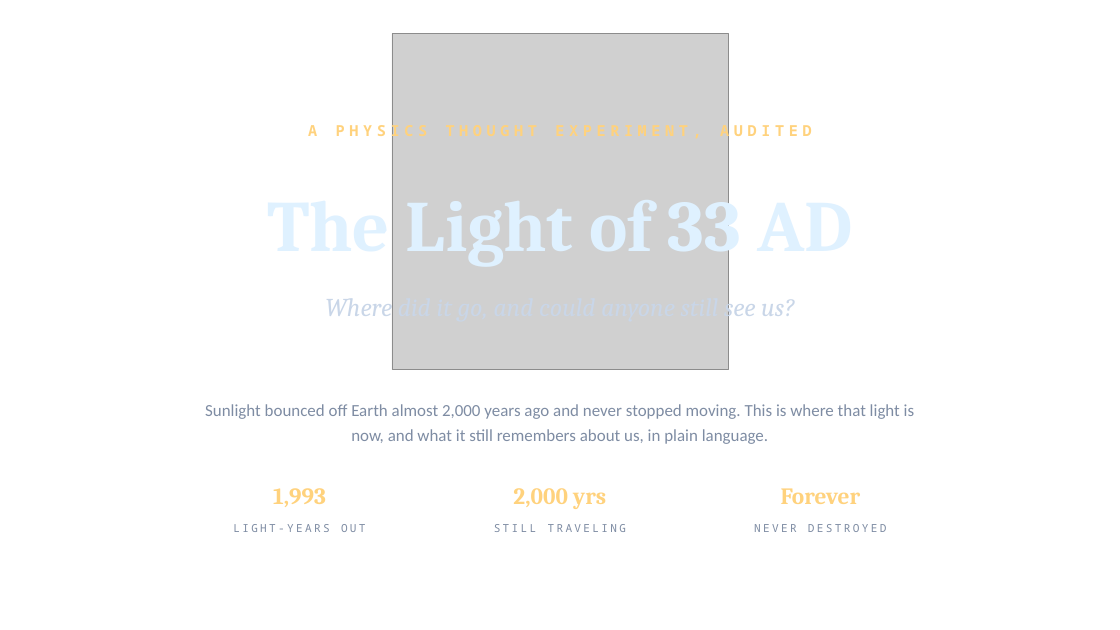
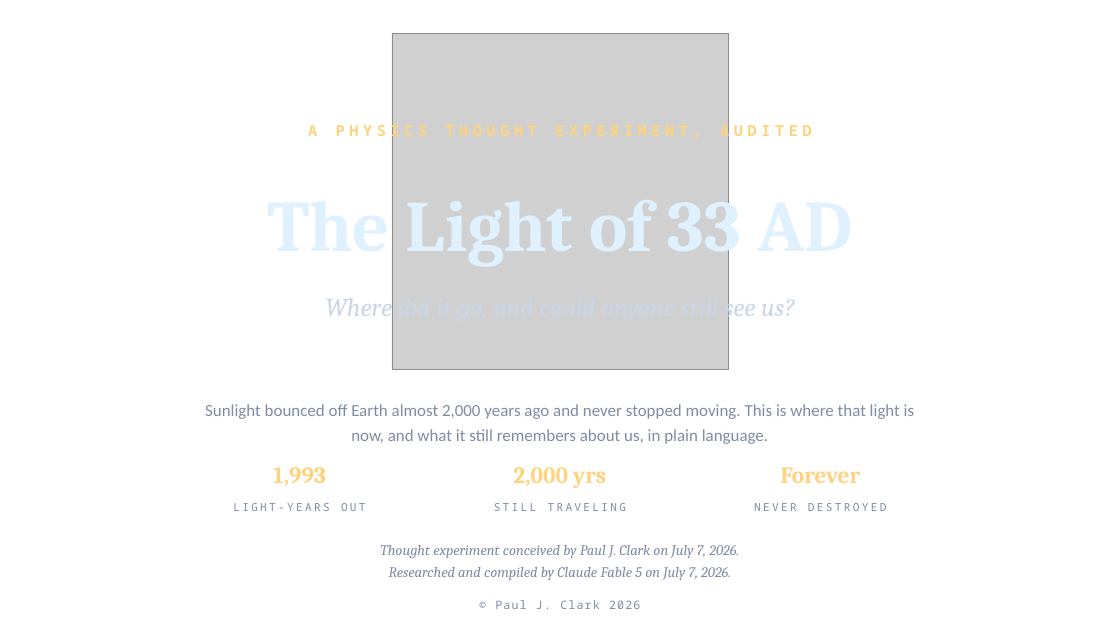
Before and after one commit to clicketyclacketysounds/light-of-33ad, a slide deck: slide 1 of The-Light-of-33-AD.pptx. Drawn at 1120x630 pixels with LibreOffice and Linux fonts; fonts in the diff are those of the drawing; grey boxes stand for pictures; background and template pictures are left out. Boxes give left, top, right and bottom in pixels: in the first picture for what was removed or moved away, otherwise in the second. Text is boxed around its words. In the diff, an @@ line names an element or a change of style, - is before the commit and + after.

```diff
--- a/The-Light-of-33-AD.pptx
+++ b/The-Light-of-33-AD.pptx
@@ 3 texts: place and size @@
-3 texts at [233,488,886,532]
+3 texts at [233,467,886,511]
@@ text added at [380,545,739,580], 12.5 pt, text #7E8CA3, italic @@
+Thought experiment conceived by Paul J. Clark on July 7, 2026.
+Researched and compiled by Claude Fable 5 on July 7, 2026.
@@ text added at [495,600,640,609], 10 pt, text #7E8CA3 @@
+© Paul J. Clark 2026
```
Also in this commit, not shown: 8 other slides changed.
